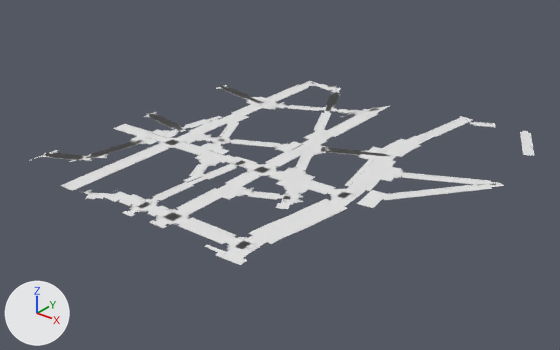
An edit to the glTF model game/assets/city/roads/roads_-1_-2.gltf, drawn before and after from the same camera.
Before and after are seen from a camera (50 mm lens) standing at (324.0, 8.0, 427.0) and looking at (-264.0, 743.0, -28.0). Arrows for +X, +Y and +Z are at lower left; the lights stay in place. The first picture is the older version. Materials are left out; every surface is plain grey. Objects named as collision shapes, trigger or cutter boxes, shadow casters or lower levels of detail are left out. Vertices at exactly the same position are counted once.

Objects in the first picture: 'roads_-1_-2_Road_Tactile_Strip', 'roads_-1_-2_SH_kerb', 'roads_-1_-2_SH_road_marking_white', 'roads_-1_-2_SH_sidewalk', 'roads_-1_-2_SH_wet_asphalt' and 1 more.
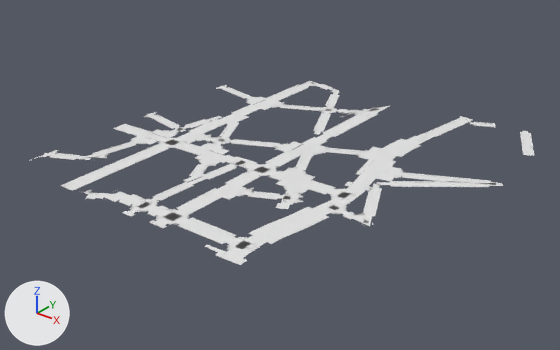
Changed parts and their boxes [x1, y1, x2, y2] in the pictures (560 x 350 px; the box of a moved part takes in the faces that stretch with it):
part 1 of me_roads__1__2_road_tactile_strip, rebuilt: before [388, 187, 491, 199]; after [468, 182, 487, 183]
part 2 of me_roads__1__2_road_tactile_strip, deleted: before [64, 88, 353, 159]
part 3 of me_roads__1__2_road_tactile_strip, moved or reshaped: before [313, 178, 484, 214]; after [391, 185, 426, 186]
part 4 of me_roads__1__2_sh_sidewalk, added: after [363, 187, 371, 215]
part 5 of me_roads__1__2_sh_sidewalk, added: after [373, 188, 382, 216]
part 6 of me_roads__1__2_sh_sidewalk, rebuilt: before [384, 188, 492, 200]; after [390, 181, 471, 183]
part 7 of me_roads__1__2_sh_sidewalk, deleted: before [49, 86, 340, 162]
part 8 of me_roads__1__2_sh_sidewalk, cut back: before [220, 88, 487, 217]; after [220, 88, 489, 215]
part 9 of me_roads__1__2_sh_sidewalk, reshaped: before [47, 143, 133, 160]
part 10 of me_roads__1__2_sh_wet_asphalt, moved or reshaped: before [221, 86, 504, 208]; after [261, 90, 503, 224]
part 11 of me_roads__1__2_sh_wet_asphalt, reshaped: before [46, 140, 144, 162]; after [81, 156, 97, 160]
part 12 of me_roads__1__2_sh_wet_asphalt, reshaped: before [148, 113, 186, 132]; after [177, 128, 186, 132]

Diff of the bpy script that builds the scene:
```diff
--- a/game/assets/city/roads/roads_-1_-2.gltf.py
+++ b/game/assets/city/roads/roads_-1_-2.gltf.py
@@ me_roads__1__2_road_tactile_strip @@
-me_roads__1__2_road_tactile_strip.from_pydata(...)  # 2400 vertices, 2164 faces; spans x -512.0..-2.0, y 506.0..1027.0, z 0.0
+me_roads__1__2_road_tactile_strip.from_pydata(...)  # 1944 vertices, 1732 faces; spans x -512.0..-2.0, y 506.0..1027.0, z 0.0
+# me_roads__1__2_road_tactile_strip part 1: the loose piece of 48 vertices spanning x -91.0..-4.0, y 723.0..831.0, z 0.0 is rebuilt with 42 vertices and now spans x -109.0..-14.0, y 767.0..841.0, z 0.0
+# me_roads__1__2_road_tactile_strip part 2: 18 loose pieces with 428 vertices, spanning x -507.0..-183.0, y 550.0..989.0, z 0.0, are deleted
+# me_roads__1__2_road_tactile_strip part 3: 79 vertices removed from x -148.0..-12.0, y 654.0..837.0, z 0.0; 41 vertices added at x -103.0..-8.0, y 759.0..834.0, z 0.0
+# other edits to the shape of me_roads__1__2_road_tactile_strip do not show in these pictures
@@ me_roads__1__2_sh_sidewalk @@
-me_roads__1__2_sh_sidewalk.from_pydata(...)  # 7808 vertices, 8536 faces; spans x -512.0..0.0, y 504.0..1029.0, z 0.0
+me_roads__1__2_sh_sidewalk.from_pydata(...)  # 6932 vertices, 7480 faces; spans x -512.0..0.0, y 504.0..1029.0, z 0.0
+# me_roads__1__2_sh_sidewalk part 4: the loose piece of 39 vertices spanning x -313.0..-279.0, y 842.0..908.0, z 0.0 is copied, and the copy is moved by (193.0, -168.0, 0.0); it spans x -120.0..-86.0, y 674.0..740.0, z 0.0
+# me_roads__1__2_sh_sidewalk part 5: the loose piece of 39 vertices spanning x -303.0..-269.0, y 847.0..913.0, z 0.0 is copied, and the copy is moved by (193.0, -168.0, 0.0); it spans x -110.0..-75.0, y 679.0..745.0, z 0.0
+# me_roads__1__2_sh_sidewalk part 6: the loose piece of 72 vertices spanning x -91.0..-3.0, y 721.0..831.0, z 0.0 is rebuilt with 63 vertices and now spans x -110.0..-14.0, y 766.0..843.0, z 0.0
+# me_roads__1__2_sh_sidewalk part 7: 45 loose pieces with 567 vertices, spanning x -508.0..-17.0, y 548.0..1017.0, z 0.0, are deleted
+# me_roads__1__2_sh_sidewalk part 8: 8 vertices moved from x -505.0..-113.0, y 660.0..902.0, z 0.0 to x -505.0..-116.0, y 658.0..910.0, z 0.0; 399 vertices removed from x -505.0..-12.0, y 653.0..904.0, z 0.0; 171 vertices added at x -387.0..-7.0, y 658.0..910.0, z 0.0
+# me_roads__1__2_sh_sidewalk part 9: 1 vertex moved within x -463.0, y 587.0, z 0.0; 168 vertices removed from x -509.0..-440.0, y 548.0..654.0, z 0.0
+# other edits to the shape of me_roads__1__2_sh_sidewalk do not show in these pictures
@@ me_roads__1__2_sh_wet_asphalt @@
-me_roads__1__2_sh_wet_asphalt.from_pydata(...)  # 21933 vertices, 39075 faces; spans x -516.0..6.0, y 506.0..1031.0, z 0.0
+me_roads__1__2_sh_wet_asphalt.from_pydata(...)  # 19640 vertices, 34857 faces; spans x -515.0..5.0, y 506.0..1031.0, z 0.0
+# me_roads__1__2_sh_wet_asphalt part 10: 243 vertices moved within x -504.0..0.0, y 792.0..1000.0, z 0.0; 2352 vertices removed from x -515.0..6.0, y 693.0..1017.0, z 0.0; 1307 vertices added at x -402.0..5.0, y 658.0..1006.0, z 0.0
+# me_roads__1__2_sh_wet_asphalt part 11: 21 vertices moved within x -503.0..-443.0, y 551.0..653.0, z 0.0; 884 vertices removed from x -513.0..-441.0, y 548.0..664.0, z 0.0; 30 vertices added at x -472.0..-450.0, y 569.0..596.0, z 0.0
+# me_roads__1__2_sh_wet_asphalt part 12: 32 vertices moved from x -503.0..-427.0, y 721.0..742.0, z 0.0 to x -503.0..-424.0, y 721.0..742.0, z 0.0; 462 vertices removed from x -516.0..-433.0, y 722.0..745.0, z 0.0; 3 vertices added at x -432.0..-430.0, y 722.0..730.0, z 0.0
+# other edits to the shape of me_roads__1__2_sh_wet_asphalt do not show in these pictures
```
